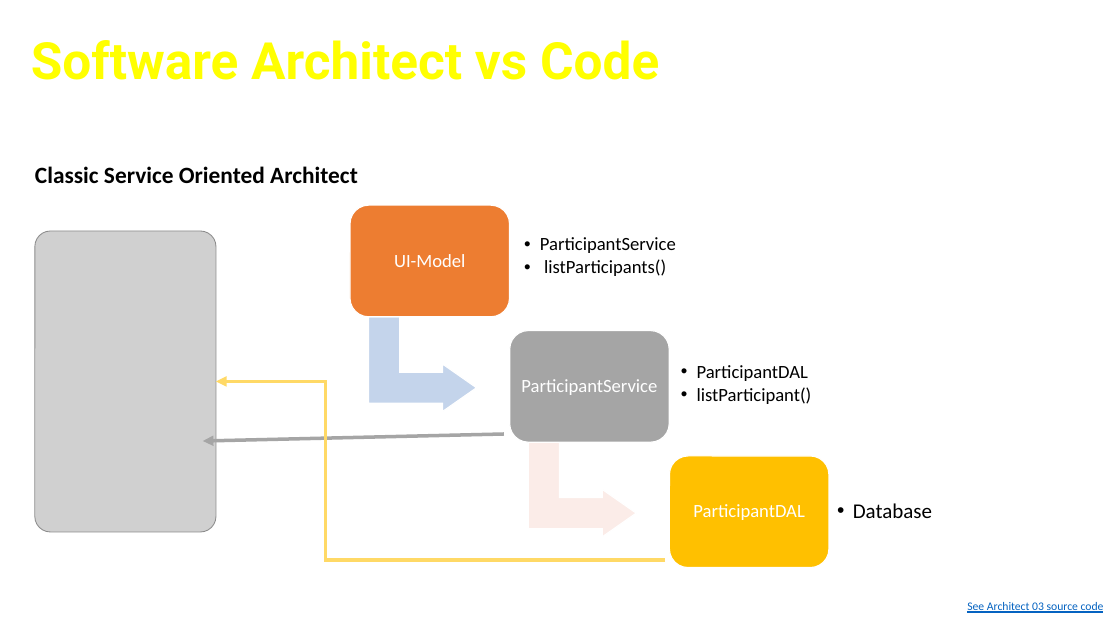
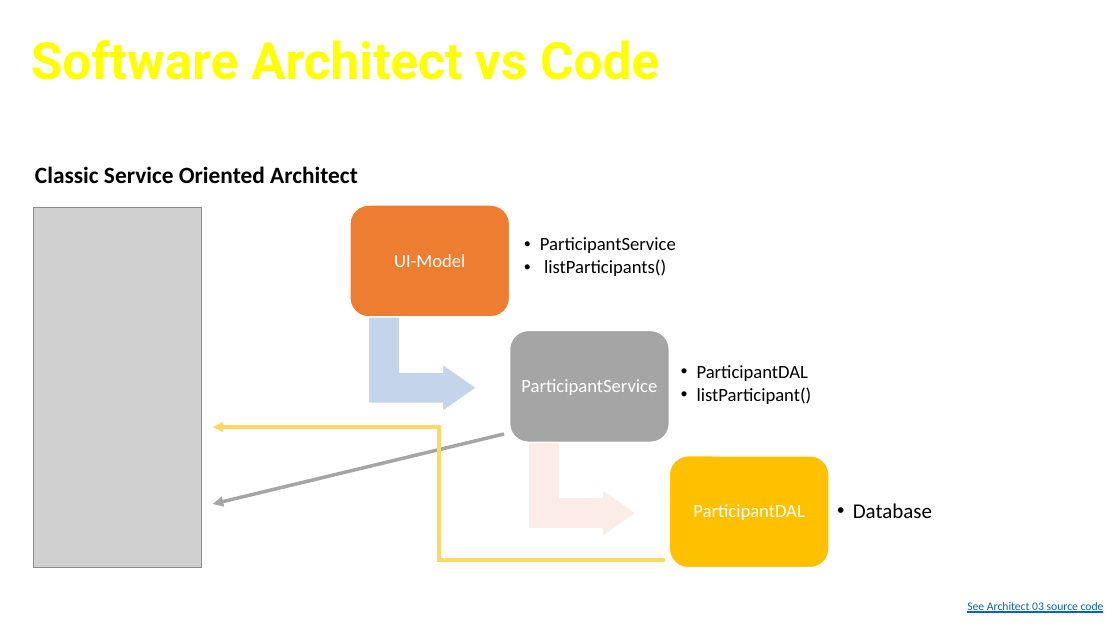
Before and after one commit to cfclick/CFSummit2016, a slide deck: slide 26 of powerpoint/architect/Crafting CF App Like An Architect.pptx. Drawn at 1120x630 pixels with LibreOffice and Linux fonts; fonts in the diff are those of the drawing; grey boxes stand for pictures; background and template pictures are left out. Boxes give left, top, right and bottom in pixels: in the first picture for what was removed or moved away, otherwise in the second. Text is boxed around its words. In the diff, an @@ line names an element or a change of style, - is before the commit and + after.

```diff
--- a/powerpoint/architect/Crafting CF App Like An Architect.pptx
+++ b/powerpoint/architect/Crafting CF App Like An Architect.pptx
@@ picture: place and size @@
-picture at (34, 231, 216, 532)
+picture at (34, 208, 202, 567)
@@ elbow arrow moved from (665, 560) - (216, 381) to (665, 560) - (213, 427) @@
@@ arrow moved from (504, 434) - (202, 441) to (504, 434) - (213, 504) @@
```
Also in this commit, not shown: 2 other slides changed.
